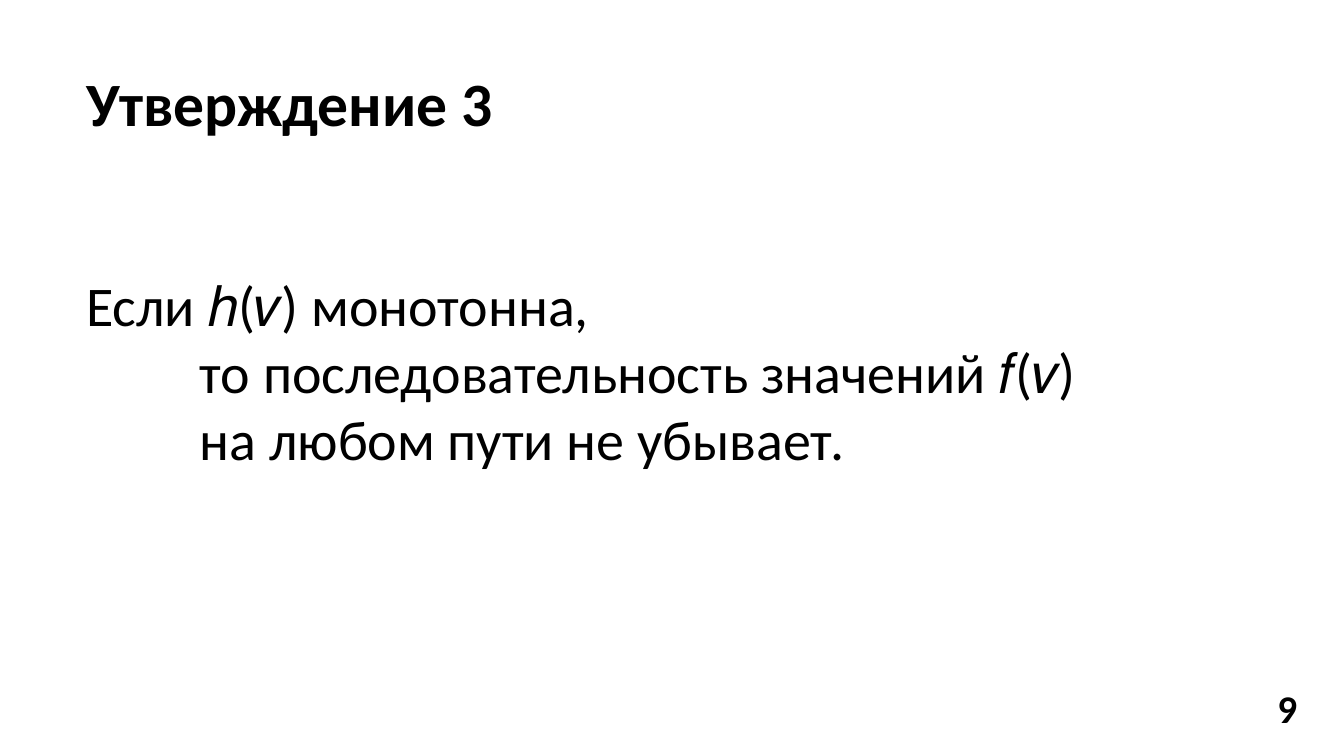
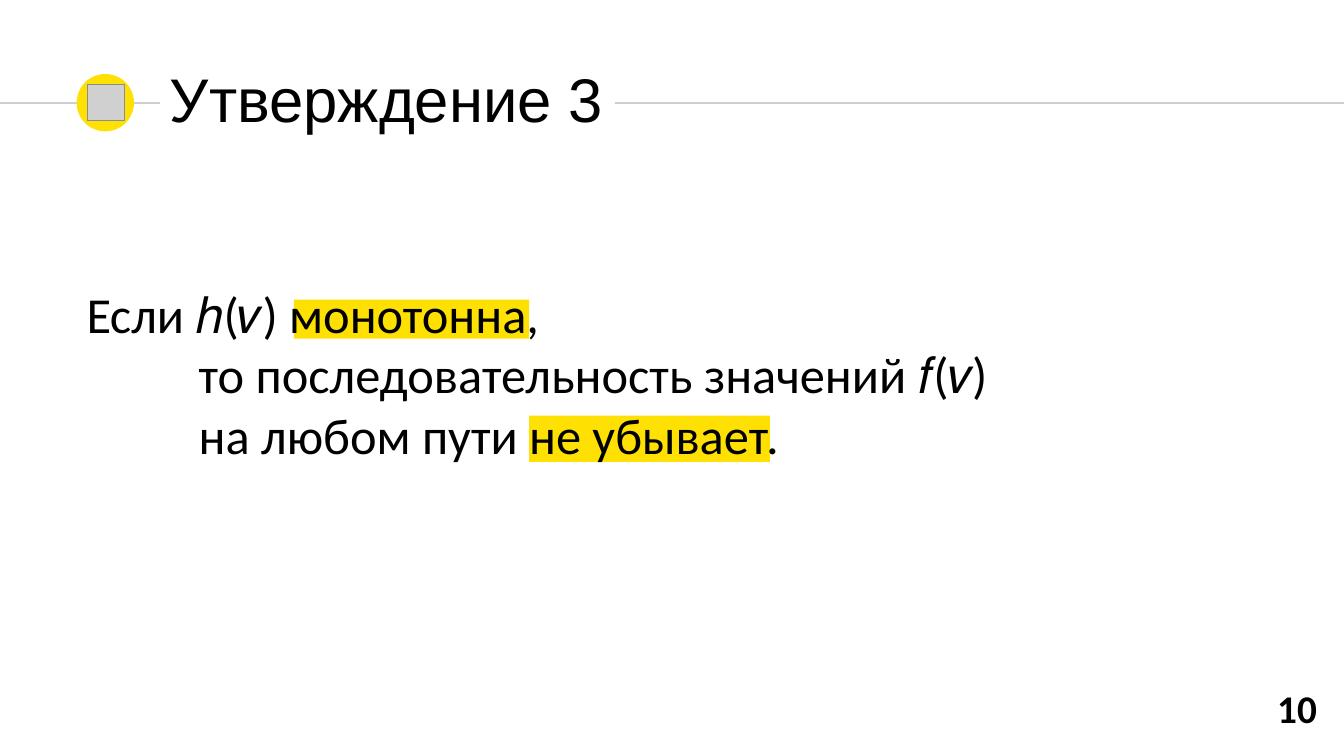
Before and after one commit to donsko1/Algorythm-A-star, a slide deck: slide 10 of Алгоритм А.pptx (slide 9 before the commit). Drawn at 1344x756 pixels with LibreOffice and Linux fonts; fonts in the diff are those of the drawing; grey boxes stand for pictures. Boxes give left, top, right and bottom in pixels: in the first picture for what was removed or moved away, otherwise in the second. Text is boxed around its words. In the diff, an @@ line names an element or a change of style, - is before the commit and + after.

```diff
--- a/Алгоритм А.pptx
+++ b/Алгоритм А.pptx
@@ text "Утверждение 3": place and size @@
-text "Утверждение 3" at <box>87,85,493,136</box>
+text "Утверждение 3" at <box>170,79,603,134</box>
@@ text "Утверждение 3" at <box>170,79,603,134</box>: font Calibri to Arial, bold off @@
@@ ellipse added at <box>77,74,134,131</box>, fill #FEE002 @@
@@ picture added at <box>88,85,124,121</box> @@
@@ line added from (0, 103) to (160, 103), #D0CECE 1.5 pt @@
@@ line added from (615, 103) to (1344, 103), #D0CECE 1.5 pt @@
@@ text "Если ℎ(𝑣) монотонна," at <box>87,291,973,465</box>: size 40 to 36 pt @@
@@ rectangle added at <box>293,299,529,339</box>, fill #FEE002 @@
@@ rectangle added at <box>529,415,770,462</box>, fill #FEE002 @@
@@ text at <box>1277,697,1317,724</box>: text changed @@
-9
+10
```
Also in this commit, not shown: 10 other slides changed, 12 slides added, 3 slides removed, 11 other files.
